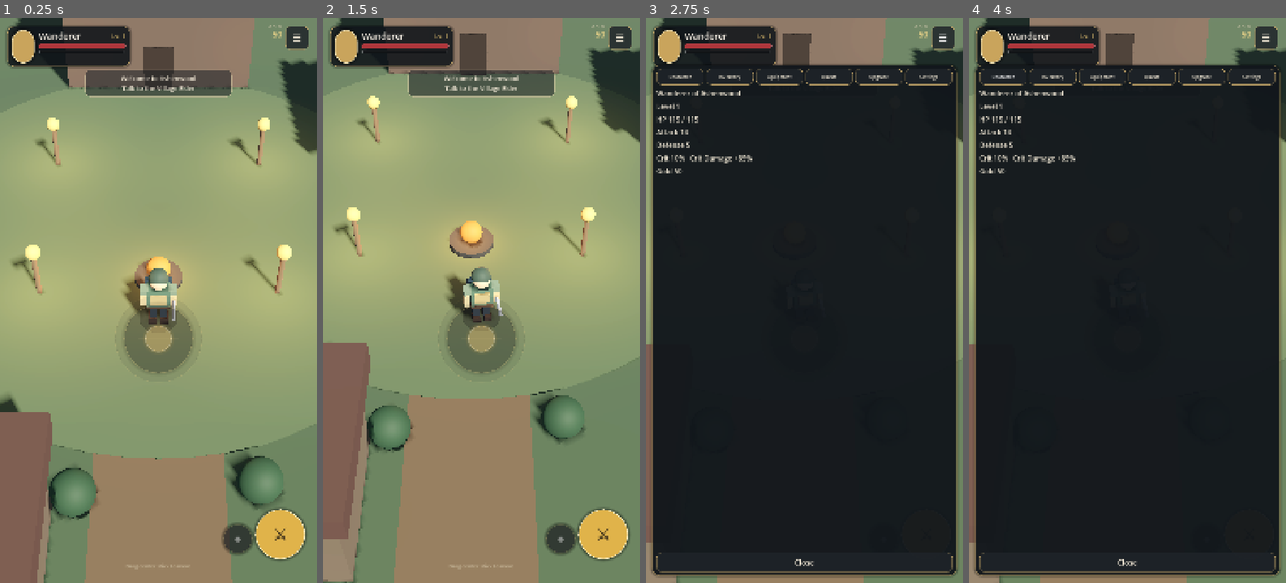
Above: before the commit, frames 1-4 (left to right).
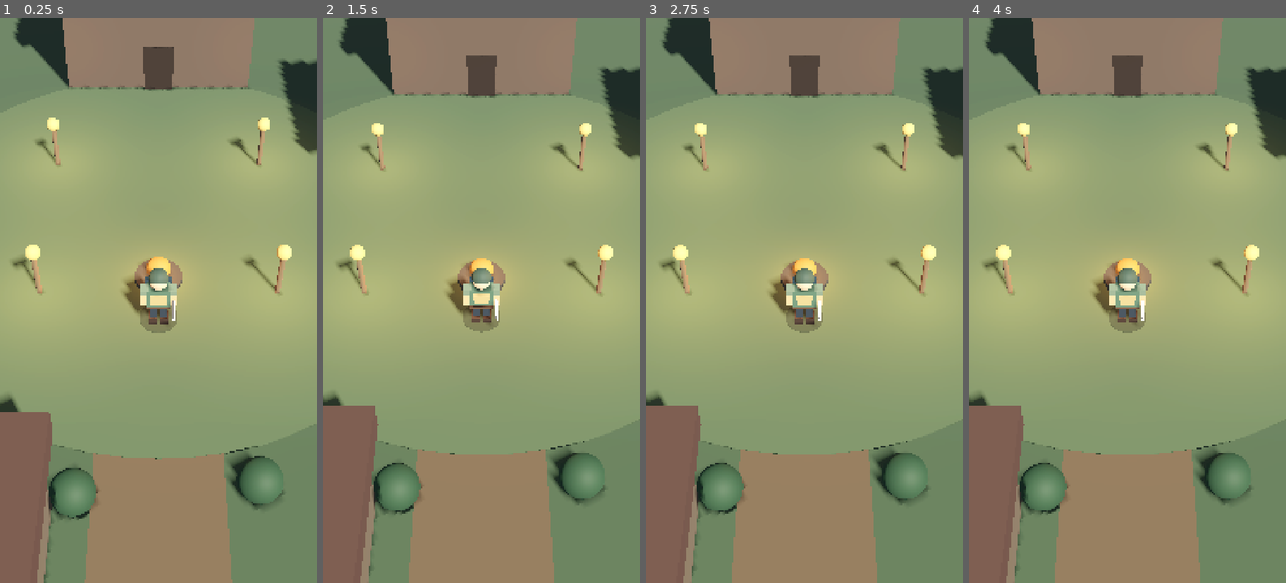
Above: after the commit, the same moments.

Repository: robb-devo/ashenwood
Game: Godot game, scene res://scenes/main/main.tscn
The game is run twice, just before and just after one commit, with the same random seed, the same clock (stepped at 60 frames per second) and the same inputs.
Inputs (mouse positions are in pixels of both pictures, inside the frame that each line leads up to):
- Up to frame 1 (0.25 s): no input
- Up to frame 2 (1.5 s): tap Enter (ui_accept) at 0.5 s; drag from (481, 340) to (513, 176) at 0.52 s; drag from (418, 328) to (465, 413) at 1.27 s
- Up to frame 3 (2.75 s): click (943, 40) at 2 s, where only the run before the commit has a clickable "☰"
- Up to frame 4 (4 s): click (1247, 532) at 2.75 s, where only the run before the commit has a clickable "⚔"; click (1003, 74) at 3.5 s, where only the run before the commit has a clickable "Character"

The runs differ from the first frame. In frame 1, 8.6% of the frame differs, in the area x 1-98%, y 1-98%; in frame 2, 31%; in frame 3, 91%; in frame 4, 91%, in the area x 0-100%, y 0-100%.
Error after the commit: Parse Error: Cannot infer the type of "captured_uid" variable because the value doesn't have a set type. (res://scripts/ui/hud_root.gd:524)

Commit message:
Fix stick bottom-center + non-inverted move, auto-aim combat, grid inventory.

Diff:
--- a/project.godot
+++ b/project.godot
@@ -8,7 +8,7 @@
 
 config/name="Ashenwood"
 config/description="A dark fantasy mobile action RPG vertical slice set in Ashenwood village."
-config/version="0.4.0"
+config/version="0.5.0"
 config/tags=PackedStringArray("rpg", "mobile", "android", "action")
 run/main_scene="res://scenes/main/main.tscn"
 config/features=PackedStringArray("4.7", "Mobile")
--- a/scripts/enemies/enemy_controller.gd
+++ b/scripts/enemies/enemy_controller.gd
@@ -204,6 +204,10 @@
 		_hp_label.text = str(hp)
 	EventBus.damage_dealt.emit(amount, is_critical, global_position + Vector3(0, 1.0, 0))
 	AudioService.play_sfx(&"weapon_hit")
+	if _visual:
+		var tw := create_tween()
+		tw.tween_property(_visual, "scale", Vector3(1.15, 0.85, 1.15), 0.06)
+		tw.tween_property(_visual, "scale", Vector3.ONE, 0.1)
 	if state == State.IDLE:
 		state = State.CHASE
 	if hp <= 0:
--- a/scripts/player/player_controller.gd
+++ b/scripts/player/player_controller.gd
@@ -1,6 +1,6 @@
 class_name PlayerController
 extends CharacterBody3D
-## Movement + melee combat + death/respawn.
+## Movement + melee combat with auto-aim + death/respawn.
 
 const CombatMathScript = preload("res://scripts/combat/combat_math.gd")
 const PlayerVisualBuilderScript = preload("res://scripts/player/player_visual_builder.gd")
@@ -9,8 +9,9 @@
 @export var acceleration: float = 28.0
 @export var friction: float = 32.0
 @export var rotation_speed: float = 14.0
-@export var attack_range: float = 2.1
-@export var attack_cooldown: float = 0.38
+@export var attack_range: float = 2.35
+@export var attack_cooldown: float = 0.36
+@export var auto_aim_range: float = 2.8
 
 @onready var visual: Node3D = $Visual
 @onready var bounce: Node3D = $Visual/Bounce
@@ -59,7 +60,8 @@
 	if input_dir.length_squared() < 0.0001:
 		input_dir = Input.get_vector("ui_left", "ui_right", "ui_up", "ui_down")
 
-	var move_dir := Vector3(input_dir.x, 0.0, -input_dir.y)
+	# Stick/screen up = world -Z (into the scene). Not inverted.
+	var move_dir := Vector3(input_dir.x, 0.0, input_dir.y)
 	if move_dir.length_squared() > 0.0001 and not _attacking:
 		move_dir = move_dir.normalized()
 		_desired_velocity = move_dir * move_speed
@@ -87,37 +89,75 @@
 		return
 	_attack_cd = attack_cooldown
 	_attacking = true
+
+	var target := _find_auto_aim_target()
+	if target != null:
+		var to_t := target.global_position - global_position
+		to_t.y = 0.0
+		if to_t.length_squared() > 0.0001:
+			_face_direction(to_t.normalized(), 1.0)
+
 	_play_anim("attack")
 	AudioService.play_sfx(&"player_attack")
 	AudioService.pulse_haptic(0.15)
-	_deal_melee_hits()
-	get_tree().create_timer(0.22).timeout.connect(func():
+	_deal_melee_hits(target)
+	get_tree().create_timer(0.2).timeout.connect(func():
 		_attacking = false
 		_play_anim("walk" if _is_moving else "idle")
 	)
 
 
-func _deal_melee_hits() -> void:
+func _find_auto_aim_target() -> Node3D:
+	var best: Node3D = null
+	var best_dist := auto_aim_range
+	var facing := get_facing_direction()
+	for enemy in get_tree().get_nodes_in_group("enemies"):
+		if enemy == null or not is_instance_valid(enemy):
+			continue
+		var to_e: Vector3 = enemy.global_position - global_position
+		to_e.y = 0.0
+		var dist := to_e.length()
+		if dist > auto_aim_range or dist < 0.01:
+			continue
+		# Prefer enemies in front, but still allow nearby behind for mobile feel
+		var facing_score := facing.dot(to_e.normalized())
+		var score := dist - facing_score * 0.65
+		if score < best_dist:
+			best_dist = score
+			best = enemy as Node3D
+	return best
+
+
+func _deal_melee_hits(preferred: Node3D = null) -> void:
 	var origin := global_position + Vector3(0, 0.8, 0)
 	var facing := get_facing_direction()
 	var hit_any := false
+
+	if preferred != null and is_instance_valid(preferred) and preferred.has_method("apply_damage"):
+		var to_p: Vector3 = preferred.global_position - global_position
+		to_p.y = 0.0
+		if to_p.length() <= attack_range * 1.05:
+			var roll: Dictionary = CombatMathScript.roll_player_damage()
+			preferred.apply_damage(int(roll.damage), bool(roll.critical))
+			hit_any = true
+
 	for enemy in get_tree().get_nodes_in_group("enemies"):
-		if enemy == null or not is_instance_valid(enemy):
+		if enemy == null or not is_instance_valid(enemy) or enemy == preferred:
 			continue
 		var to_e: Vector3 = enemy.global_position - global_position
 		to_e.y = 0.0
 		var dist := to_e.length()
 		if dist > attack_range:
 			continue
-		if dist > 0.2 and facing.dot(to_e.normalized()) < 0.15:
-			continue
-		var roll: Dictionary = CombatMathScript.roll_player_damage()
+		if dist > 0.25 and facing.dot(to_e.normalized()) < 0.2:
+			continue
+		var roll2: Dictionary = CombatMathScript.roll_player_damage()
 		if enemy.has_method("apply_damage"):
-			enemy.apply_damage(int(roll.damage), bool(roll.critical))
+			enemy.apply_damage(int(roll2.damage), bool(roll2.critical))
 			hit_any = true
+
 	if not hit_any:
-		# Still show a tiny swing feedback forward
-		VfxService.spawn_hit_flash(origin + facing * 1.2, false)
+		VfxService.spawn_hit_flash(origin + facing * 1.25, false)
 
 
 func receive_enemy_hit(raw_damage: int) -> void:
@@ -162,7 +202,8 @@
 	if direction.length_squared() < 0.0001:
 		return
 	var target_yaw := atan2(direction.x, direction.z)
-	visual.rotation.y = lerp_angle(visual.rotation.y, target_yaw, clampf(rotation_speed * delta, 0.0, 1.0))
+	var t := 1.0 if delta >= 1.0 else clampf(rotation_speed * delta, 0.0, 1.0)
+	visual.rotation.y = lerp_angle(visual.rotation.y, target_yaw, t)
 
 
 func _set_moving(moving: bool) -> void:
@@ -177,9 +218,6 @@
 	if anim_player == null:
 		return
 	if not anim_player.has_animation(anim_name):
-		# Graceful fallback for missing clips
-		if anim_name == &"attack" or anim_name == &"hit" or anim_name == &"death":
-			return
 		return
 	if anim_player.current_animation == anim_name:
 		return
--- a/scripts/ui/hud_root.gd
+++ b/scripts/ui/hud_root.gd
@@ -177,14 +177,14 @@
 
 
 func _build_center_joystick() -> void:
+	# Bottom-center stick (prompt: comfortable mobile; user: lower middle, not screen-center)
 	var stick := Control.new()
 	stick.set_script(JoystickScript)
-	stick.set_anchors_preset(Control.PRESET_CENTER)
-	# Slightly below true center so character stays readable
-	stick.offset_left = -170
-	stick.offset_top = -40
-	stick.offset_right = 170
-	stick.offset_bottom = 300
+	stick.set_anchors_preset(Control.PRESET_CENTER_BOTTOM)
+	stick.offset_left = -160
+	stick.offset_top = -360
+	stick.offset_right = 160
+	stick.offset_bottom = -40
 	stick.mouse_filter = Control.MOUSE_FILTER_STOP
 	root.add_child(stick)
 
@@ -269,7 +269,7 @@
 	hint_label.horizontal_alignment = HORIZONTAL_ALIGNMENT_CENTER
 	hint_label.add_theme_font_size_override("font_size", 18)
 	hint_label.add_theme_color_override("font_color", Color(0.9, 0.86, 0.75, 0.55))
-	hint_label.text = "Drag center stick to move"
+	hint_label.text = "Drag lower stick to move"
 	root.add_child(hint_label)
 
 
@@ -293,7 +293,7 @@
 		interact_button.text = "Talk"
 		hint_label.text = "Near %s — tap Talk" % npc_name
 	else:
-		hint_label.text = "Drag center stick to move"
+		hint_label.text = "Drag lower stick to move"
 
 
 func _refresh_stats() -> void:
@@ -473,47 +473,98 @@
 
 
 func _populate_inventory(upgrade_mode: bool) -> void:
+	var grid := GridContainer.new()
+	grid.columns = 4
+	grid.add_theme_constant_override("h_separation", 12)
+	grid.add_theme_constant_override("v_separation", 12)
+	_menu_body.add_child(grid)
+
 	for item in GameState.inventory:
 		var def = ContentDB.get_item(item.item_id)
 		if def == null:
 			continue
-		var row := HBoxContainer.new()
-		row.add_theme_constant_override("separation", 10)
-		_menu_body.add_child(row)
-		var info := Label.new()
-		info.text = "%s  ·  %s  ·  x%d  +%d" % [def.name, ItemDefScript.rarity_name(def.rarity), item.quantity, item.upgrade_level]
-		info.size_flags_horizontal = Control.SIZE_EXPAND_FILL
-		info.add_theme_font_size_override("font_size", 22)
-		info.add_theme_color_override("font_color", ItemDefScript.rarity_color(def.rarity))
-		row.add_child(info)
+		var cell := PanelContainer.new()
+		cell.custom_minimum_size = Vector2(210, 210)
+		var border := UiThemeScript.panel_glass(16)
+		border.border_color = ItemDefScript.rarity_color(def.rarity)
+		border.set_border_width_all(2)
+		cell.add_theme_stylebox_override("panel", border)
+		grid.add_child(cell)
+
+		var v := VBoxContainer.new()
+		v.add_theme_constant_override("separation", 6)
+		cell.add_child(v)
+
+		var icon := ColorRect.new()
+		icon.custom_minimum_size = Vector2(0, 70)
+		icon.color = def.icon_color
+		v.add_child(icon)
+
+		var title := Label.new()
+		title.text = def.name
+		title.autowrap_mode = TextServer.AUTOWRAP_WORD_SMART
+		title.add_theme_font_size_override("font_size", 18)
+		title.add_theme_color_override("font_color", ItemDefScript.rarity_color(def.rarity))
+		v.add_child(title)
+
+		var meta := Label.new()
+		meta.text = "x%d  +%d" % [item.quantity, item.upgrade_level]
+		meta.add_theme_font_size_override("font_size", 16)
+		meta.add_theme_color_override("font_color", Color(0.85, 0.82, 0.75, 0.85))
+		v.add_child(meta)
+
+		var actions := HBoxContainer.new()
+		actions.add_theme_constant_override("separation", 4)
+		v.add_child(actions)
+
+		var inspect := Button.new()
+		inspect.text = "Info"
+		inspect.size_flags_horizontal = Control.SIZE_EXPAND_FILL
+		_style_button(inspect)
+		var captured_uid := item.uid
+		inspect.pressed.connect(func(): _inspect_item(captured_uid))
+		actions.add_child(inspect)
+
 		if def.kind == ItemDefScript.Kind.EQUIPMENT:
 			var eq := Button.new()
-			eq.text = "Equip"
+			eq.text = "Equip" if not upgrade_mode else "Select"
+			eq.size_flags_horizontal = Control.SIZE_EXPAND_FILL
 			_style_button(eq)
 			eq.pressed.connect(func():
-				GameState.equip_uid(item.uid)
-				AudioService.play_ui()
+				if upgrade_mode:
+					_selected_uid = captured_uid
+				else:
+					GameState.equip_uid(captured_uid)
+					AudioService.play_ui()
 				_rebuild_menu_page()
 			)
-			row.add_child(eq)
-			if upgrade_mode:
-				var up := Button.new()
-				up.text = "Select"
-				_style_button(up)
-				up.pressed.connect(func():
-					_selected_uid = item.uid
-					_rebuild_menu_page()
-				)
-				row.add_child(up)
+			actions.add_child(eq)
 		elif def.kind == ItemDefScript.Kind.CONSUMABLE:
 			var use := Button.new()
 			use.text = "Use"
+			use.size_flags_horizontal = Control.SIZE_EXPAND_FILL
 			_style_button(use)
 			use.pressed.connect(func():
-				GameState.use_consumable_uid(item.uid)
+				GameState.use_consumable_uid(captured_uid)
 				_rebuild_menu_page()
 			)
-			row.add_child(use)
+			actions.add_child(use)
+
+
+func _inspect_item(uid: String) -> void:
+	var item = GameState.find_item_by_uid(uid)
+	if item == null:
+		return
+	var def = ContentDB.get_item(item.item_id)
+	if def == null:
+		return
+	_toast("%s · %s · Lv%d · ATK%d DEF%d" % [
+		def.name,
+		ItemDefScript.rarity_name(def.rarity),
+		def.level_req,
+		def.attack + item.upgrade_level * 2,
+		def.defense + item.upgrade_level,
+	])
 
 
 func _populate_equipment() -> void:
--- a/scripts/ui/mobile_joystick.gd
+++ b/scripts/ui/mobile_joystick.gd
@@ -1,6 +1,6 @@
 class_name MobileJoystick
 extends Control
-## Center-screen virtual stick: knob starts centered, drag direction = walk direction.
+## Bottom-center virtual stick: knob starts centered, drag direction = walk direction.
 
 signal joystick_updated(direction: Vector2)
 signal joystick_released
Not shown, changed: export_presets.cfg
Not shown, changed: README.md
